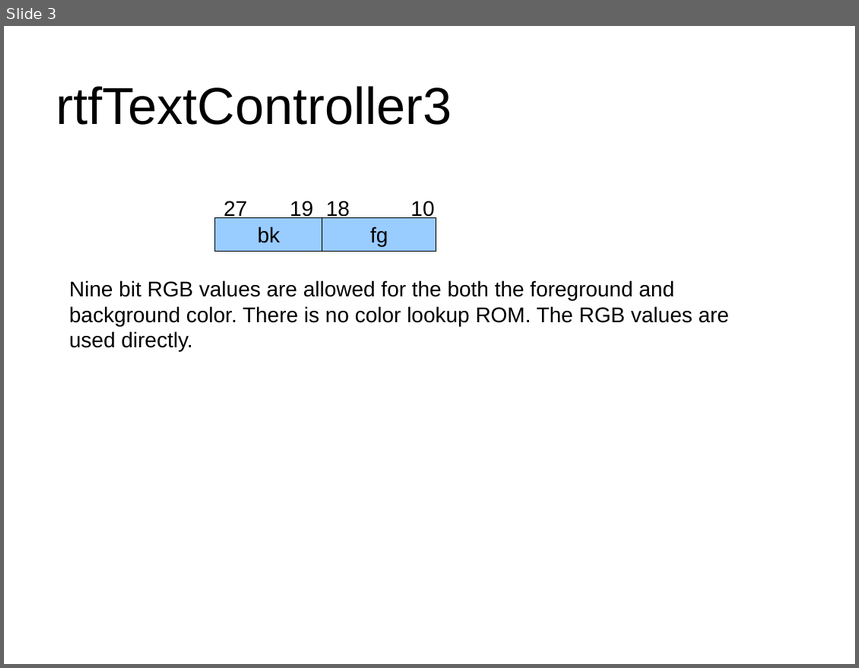
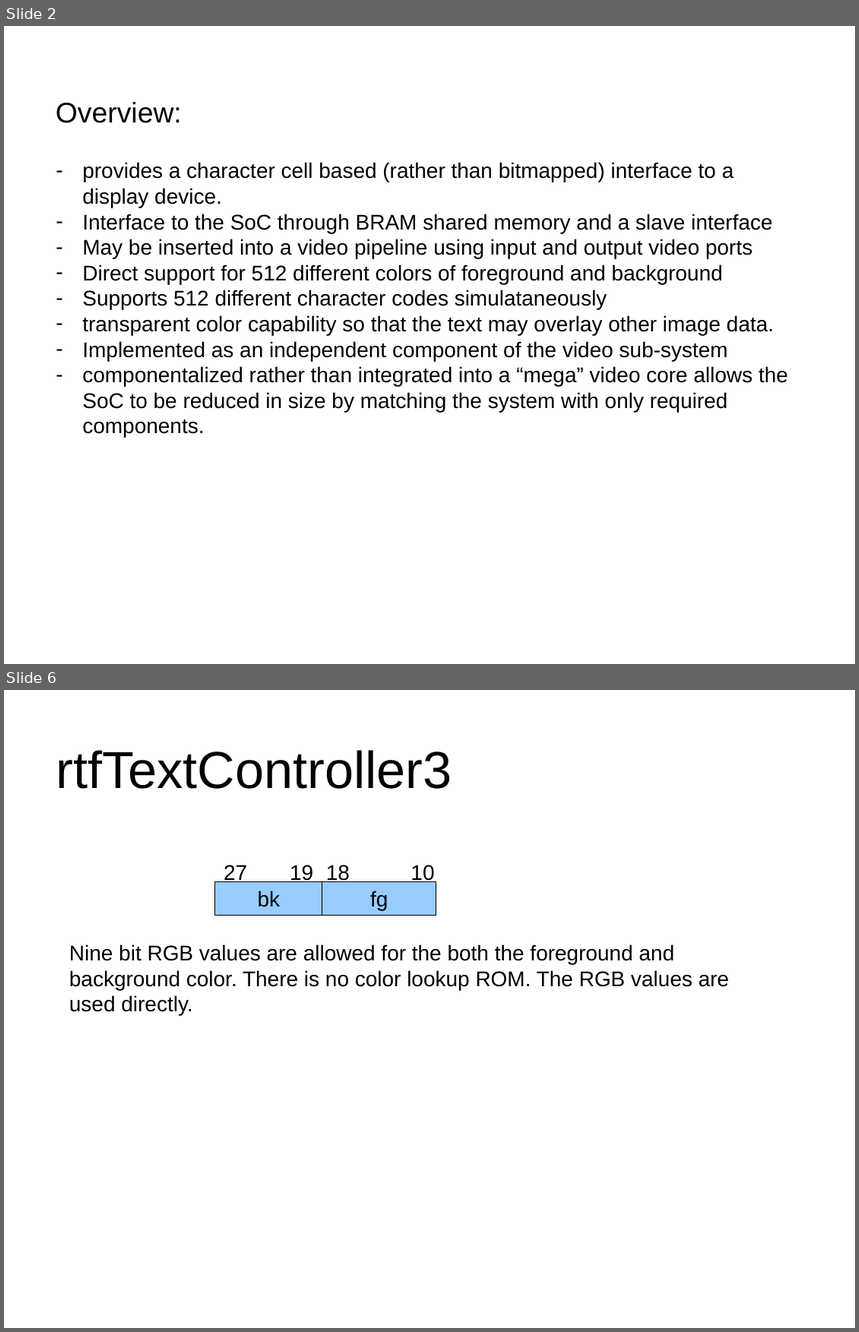
Before and after one commit to robfinch/Cores, a slide deck: video/trunk/docs/rtfTextController3.ppt. Shown one above the other, each under a label of ours: slide 3 before the commit, slides 2 and 6 after it; the slides between them are not shown. The pictures are 859x668 and 859x1332 pixels, drawn with LibreOffice and Linux fonts; fonts in the diff are those of the drawing. Boxes give left, top, right and bottom in pixels: in the first picture for what was removed or moved away, otherwise in the second. Text is boxed around its words. In the diff, an @@ line names an element or a change of style, - is before the commit and + after.

Commit message:
Text Controller - Doc update

```diff
--- a/video/trunk/docs/rtfTextController3.ppt
+++ b/video/trunk/docs/rtfTextController3.ppt
@@ slide 2 added at bbox=[4, 26, 855, 664], background #FFFFFF @@
@@ text added at bbox=[56, 102, 182, 123], 24 pt, text #000000 @@
+Overview:
@@ text added at bbox=[82, 162, 788, 438], 18 pt, text #000000 @@
+– provides a character cell based (rather than bitmapped) interface to a display device.
+– Interface to the SoC through BRAM shared memory and a slave interface
+– May be inserted into a video pipeline using input and output video ports
+– Direct support for 512 different colors of foreground and background
+– Supports 512 different character codes simulataneously
+– transparent color capability so that the text may overlay other image data.
+– Implemented as an independent component of the video sub-system
+– componentalized rather than integrated into a “mega” video core allows the SoC to be reduced in size by matching the system with only required components.
@@ what was slide 3 is now slide 6 @@
```
Also in this commit, not shown: 3 slides changed, 1 other slide added, 1 other file.
